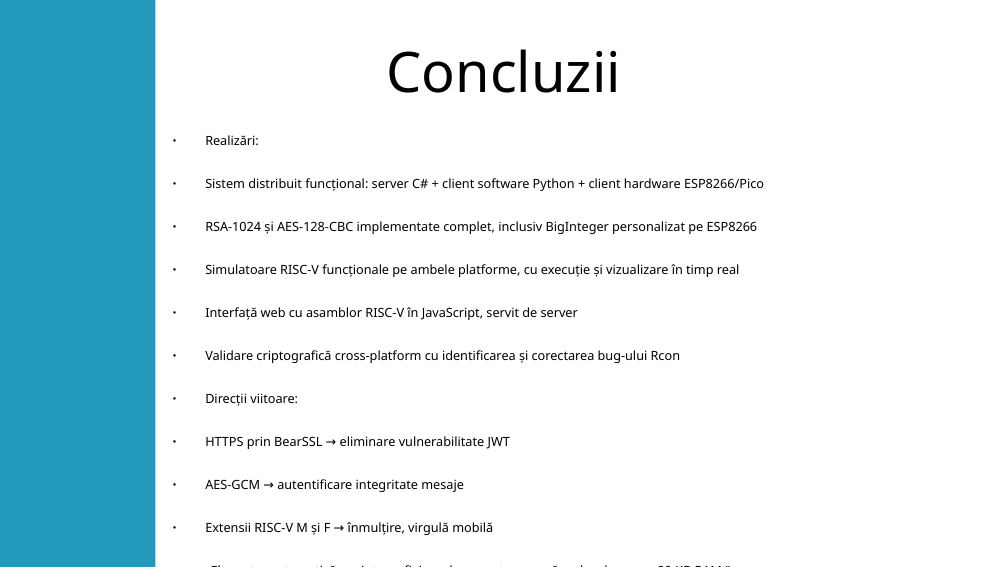
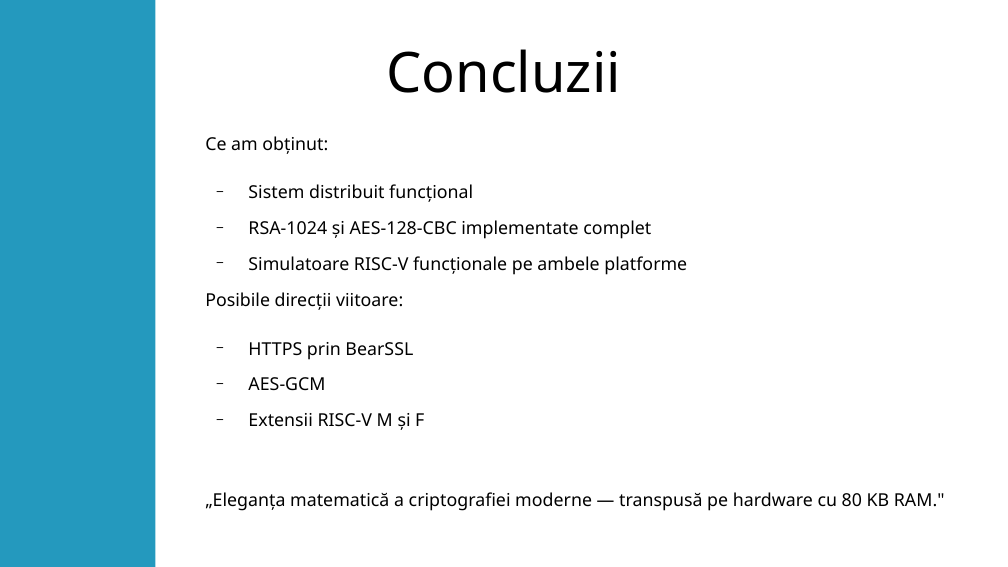
Before and after one commit to DancauRares-Andrei/proiect-Disertatie, a slide deck: slide 11 of Documentatie/Prezentare.odp. Drawn at 1008x567 pixels with LibreOffice and Linux fonts; fonts in the diff are those of the drawing. Boxes give left, top, right and bottom in pixels: in the first picture for what was removed or moved away, otherwise in the second. Text is boxed around its words. In the diff, an @@ line names an element or a change of style, - is before the commit and + after.

```diff
--- a/Documentatie/Prezentare.odp
+++ b/Documentatie/Prezentare.odp
@@ text at bbox=[205, 136, 687, 430]: text changed; size 10 to 14 pt @@
-● Realizări:
-● Sistem distribuit funcțional: server C# + client software Python + client hardware ESP8266/Pico
-● RSA-1024 și AES-128-CBC implementate complet, inclusiv BigInteger personalizat pe ESP8266
-● Simulatoare RISC-V funcționale pe ambele platforme, cu execuție și vizualizare în timp real
-● Interfață web cu asamblor RISC-V în JavaScript, servit de server
-● Validare criptografică cross-platform cu identificarea și corectarea bug-ului Rcon
-● Direcții viitoare:
-● HTTPS prin BearSSL → eliminare vulnerabilitate JWT
-● AES-GCM → autentificare integritate mesaje
-● Extensii RISC-V M și F → înmulțire, virgulă mobilă
+Ce am obținut:
+  − Sistem distribuit funcțional
+  − RSA-1024 și AES-128-CBC implementate complet
+  − Simulatoare RISC-V funcționale pe ambele platforme
+Posibile direcții viitoare:
+  − HTTPS prin BearSSL
+  − AES-GCM
+  − Extensii RISC-V M și F
@@ text at bbox=[205, 492, 945, 511]: size 10 to 14 pt in "„Eleganța matematică a criptografiei moderne — transpusă ..."; bullet ● to none @@
```
Also in this commit, not shown: 1 other slide changed, 1 slide added, 1 slide removed.
